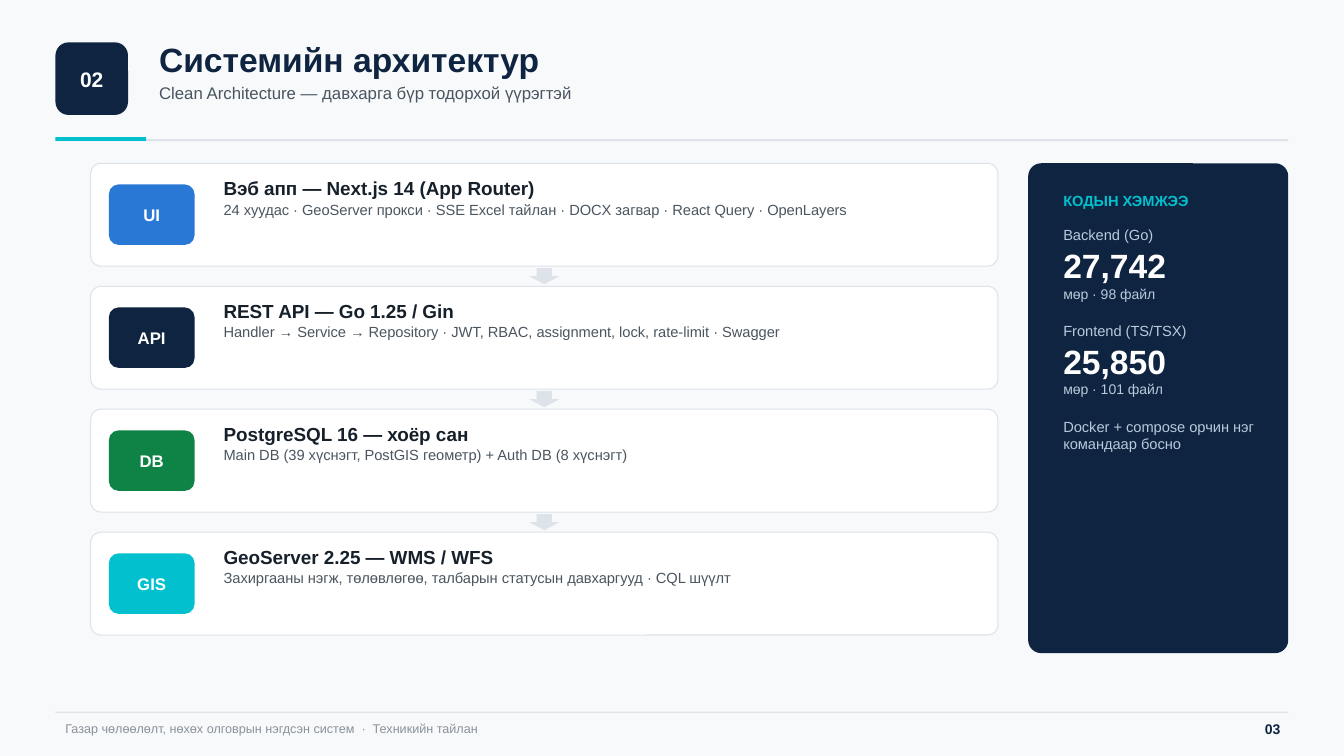
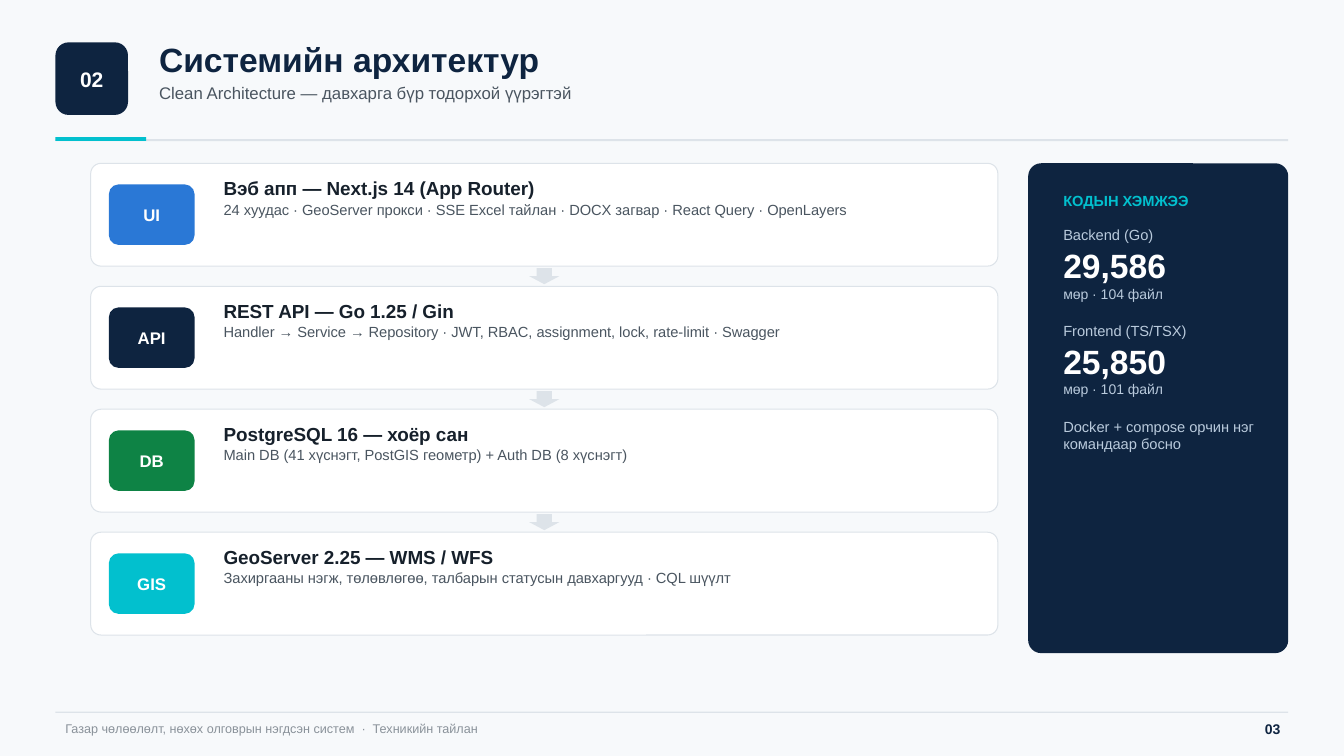
Before and after one commit to bumaa7018/acquisition_frontend, a slide deck: slide 4 of system-tailan.pptx. Drawn at 1344x756 pixels with LibreOffice and Linux fonts; fonts in the diff are those of the drawing. Boxes give left, top, right and bottom in pixels: in the first picture for what was removed or moved away, otherwise in the second. Text is boxed around its words. In the diff, an @@ line names an element or a change of style, - is before the commit and + after.

```diff
--- a/system-tailan.pptx
+++ b/system-tailan.pptx
@@ text at bbox=[1063, 254, 1166, 302]: text changed @@
-27,742
-мөр · 98 файл
+29,586
+мөр · 104 файл
@@ text at bbox=[224, 449, 627, 463]: text changed @@
-Main DB (39 хүснэгт, PostGIS геометр) + Auth DB (8 хүснэгт)
+Main DB (41 хүснэгт, PostGIS геометр) + Auth DB (8 хүснэгт)
```
Also in this commit, not shown: 10 other slides changed, 4 slides added, 6 other files.
